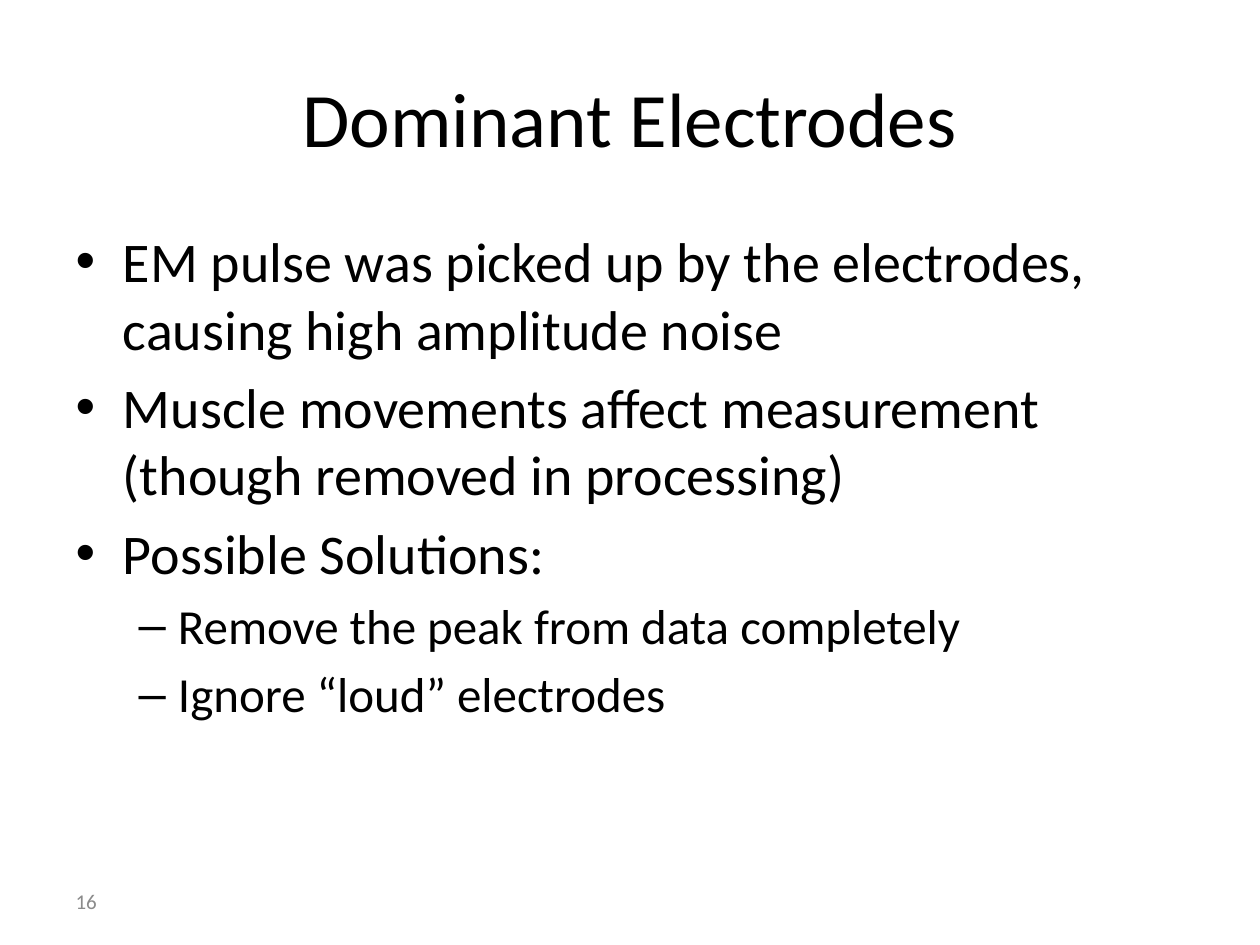
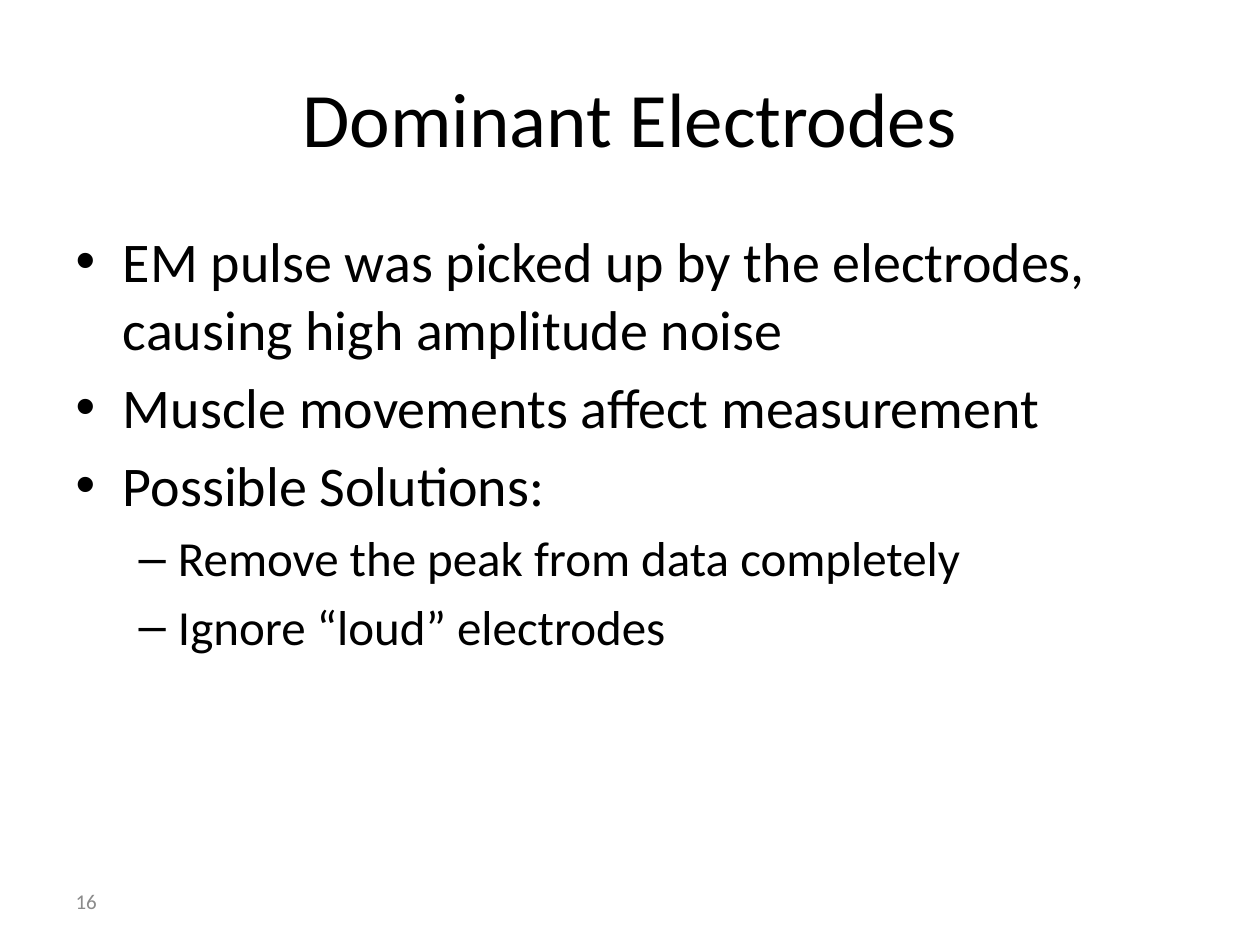
Before and after one commit to reggevlivney/BrainSway, a slide deck: slide 16 of Project_Midterm_Presentation.pptx. Drawn at 1260x945 pixels with LibreOffice and Linux fonts; fonts in the diff are those of the drawing; background and template pictures are left out. Boxes give left, top, right and bottom in pixels: in the first picture for what was removed or moved away, otherwise in the second. Text is boxed around its words. In the diff, an @@ line names an element or a change of style, - is before the commit and + after.

```diff
--- a/Project_Midterm_Presentation.pptx
+++ b/Project_Midterm_Presentation.pptx
@@ text at <box>123,389,1039,429</box>: text changed @@
-• Muscle movements affect measurement (though removed in processing)
+• Muscle movements affect measurement
```
Also in this commit, not shown: 13 other slides changed, 2 slides added, 3 slides removed.
